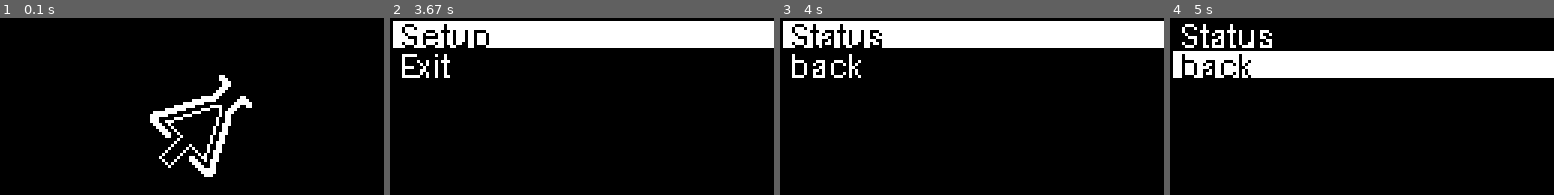
Above: before the commit, frames 1-4 (left to right).
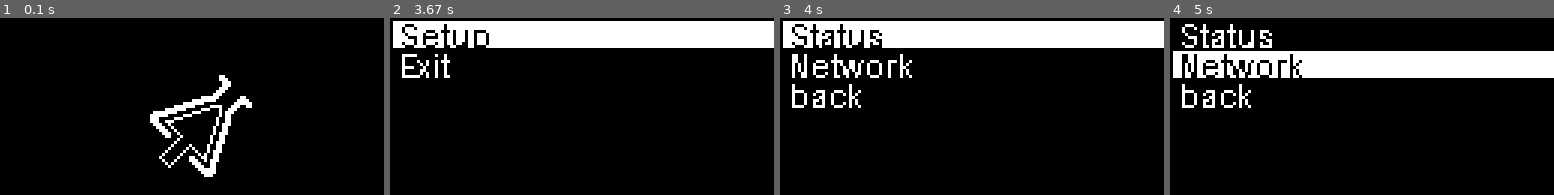
Above: after the commit, the same moments.

Repository: ProjectMakeIt/provkey-software
Game: pygame game, started from desktop.py
Two runs of this game, one before a commit and one after it. Both use one fixed random seed, a clock stepped at 60 frames per second and the inputs below.
Inputs:
- Up to frame 1 (0.1 s): no input
- Up to frame 2 (3.67 s): hold Up 0.33-0.8 s; hold Down 0.83-1.3 s; hold Down 2.83-3.3 s; hold Up from 3.33 s (still down)
- Up to frame 3 (4 s): release Up at 3.7 s; tap Enter at 3.73 s
- Up to frame 4 (5 s): hold Down 4.07-4.43 s; hold Up 4.47-4.77 s; hold Down from 4.8 s (still down)

Frames 1-2 are identical in both runs. In frame 3, 2.1% of the frame differs, in the area x 3-35%, y 20-51%; in frame 4, 2.1%.

Commit message:
add network menus

Diff:
--- a/menus.py
+++ b/menus.py
@@ -28,15 +28,40 @@
     cmd = "df -h | awk '$NF==\"/\"{printf \"Disk: %d/%dGB %s\", $3,$2,$5}'"
     return subprocess.check_output(cmd, shell = True)
 
+def disable_usb_network():
+    cmd = "sudo ifconfig usb0 down"
+
+def enable_usb_network():
+    cmd = "sudo ifconfig usb0 up"
+
+def disable_wifi_network():
+    cmd = "sudo ifconfig wifi0 down"
+
+def enable_wifi_network():
+    cmd = "sudo ifconfig wifi0 up"
+
 def getMenus(shutdown):
     root = Menu()
     load = ProgressMenu('images/scale.bmp',50,root)
     setup = Menu()
+    network = Menu()
+    wifi = Menu()
+    usb = Menu()
     info = Menu(True,4)
     root.addLine(MenuEntry('Setup',setup))
     root.addLine(MenuLine('Exit',shutdown))
     setup.addLine(MenuEntry('Status',info))
+    setup.addLine(MenuEntry('Network',network))
     setup.addLine(MenuEntry('back',root))
+    network.addLine(MenuEntry('Wifi',wifi))
+    network.addLine(MenuEntry('Usb',usb))
+    network.addLine(MenuEntry('back',setup))
+    wifi.addLine(MenuLine('Wifi Off',disable_wifi_network))
+    wifi.addLine(MenuLine('Wifi On',enable_wifi_network))
+    wifi.addLine(MenuEntry('back',network))
+    usb.addLine(MenuLine('Usb Off',disable_usb_network))
+    usb.addLine(MenuLine('Usb On',enable_usb_network))
+    usb.addLine(MenuEntry('back',network))
     info.addLine(MenuCustom(ip_render),False)
     info.addLine(MenuCustom(cpu_render),False)
     info.addLine(MenuCustom(cmd_render),False)
